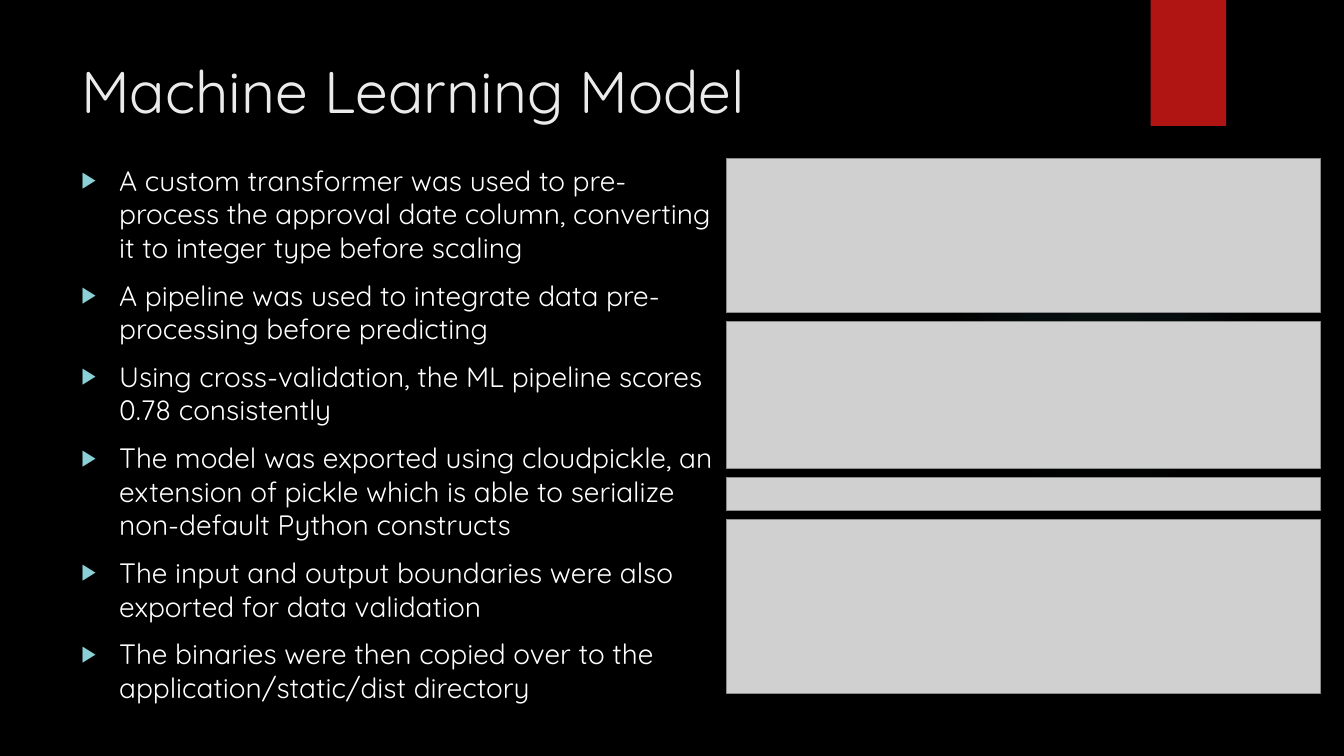
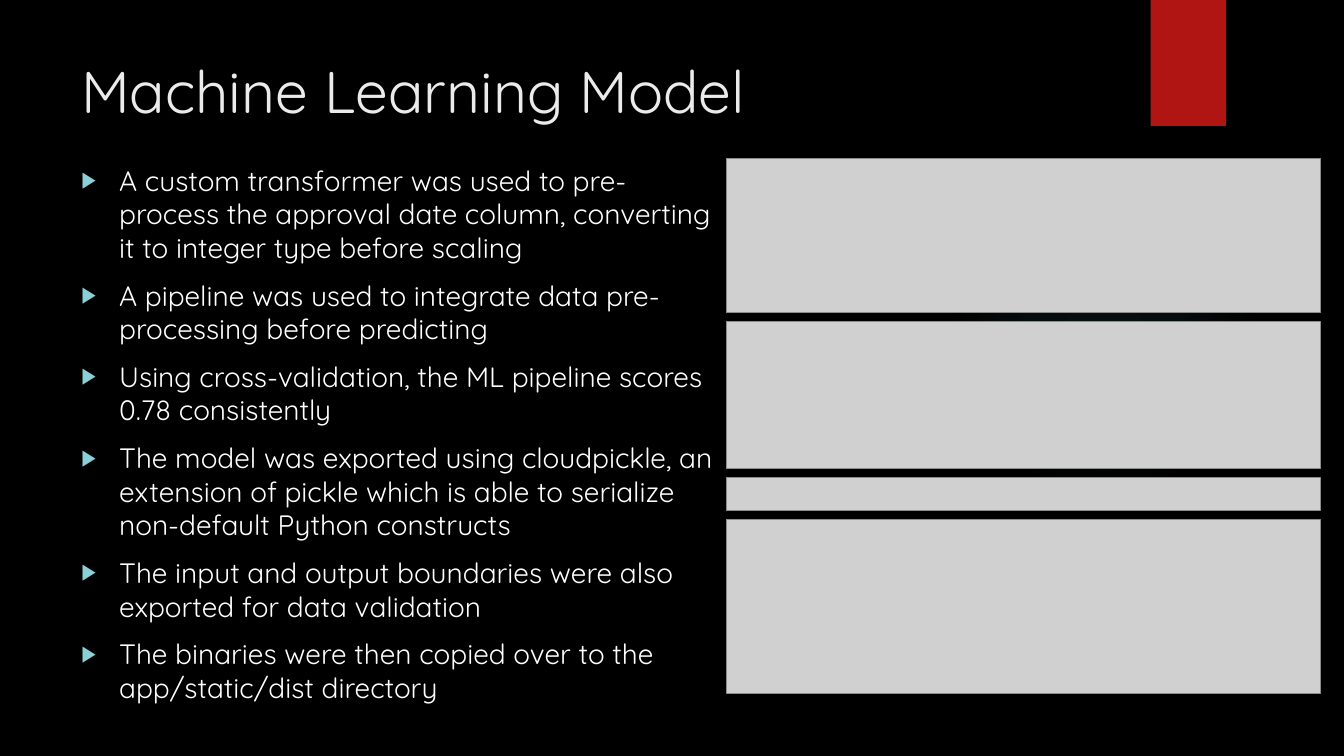
Before and after one commit to ethanolx/SG-Resale-Housing-py, a slide deck: slide 6 of doc/slides.pptx. Drawn at 1344x756 pixels with LibreOffice and Linux fonts; fonts in the diff are those of the drawing; grey boxes stand for pictures; background and template pictures are left out. Boxes give left, top, right and bottom in pixels: in the first picture for what was removed or moved away, otherwise in the second. Text is boxed around its words. In the diff, an @@ line names an element or a change of style, - is before the commit and + after.

```diff
--- a/doc/slides.pptx
+++ b/doc/slides.pptx
@@ text at <box>119,643,653,704</box>: text changed @@
-▶ The binaries were then copied over to the application/static/dist directory
+▶ The binaries were then copied over to the app/static/dist directory
```
Also in this commit, not shown: 2 other files.
